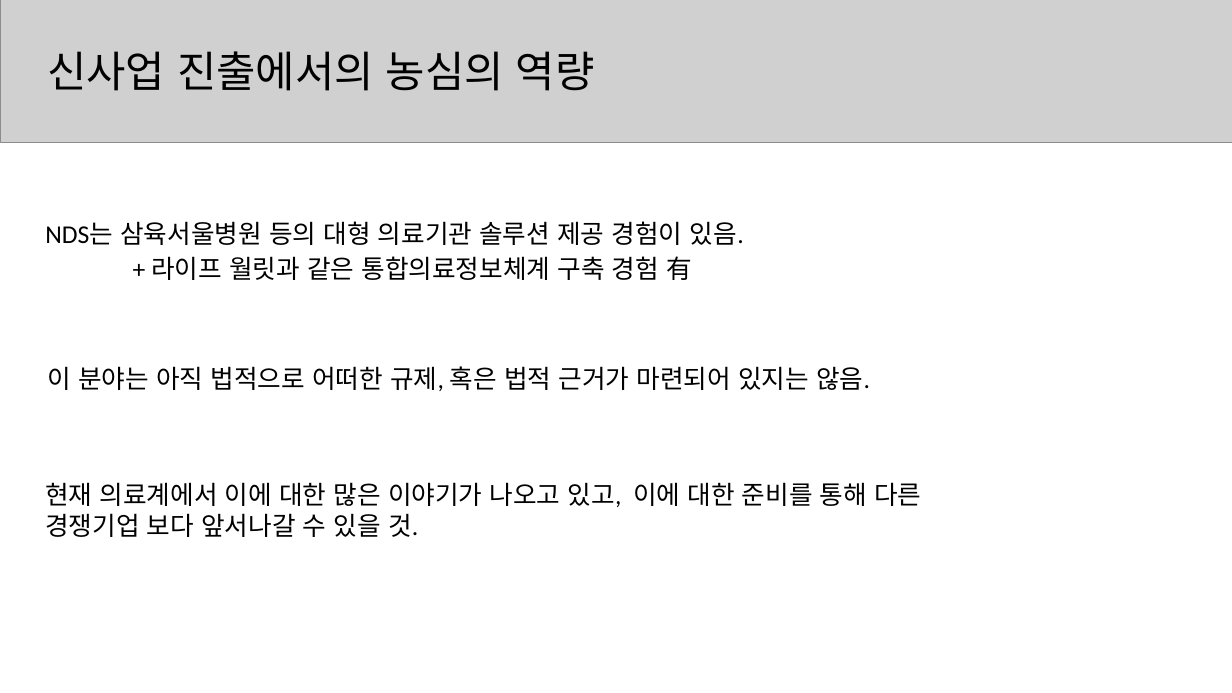
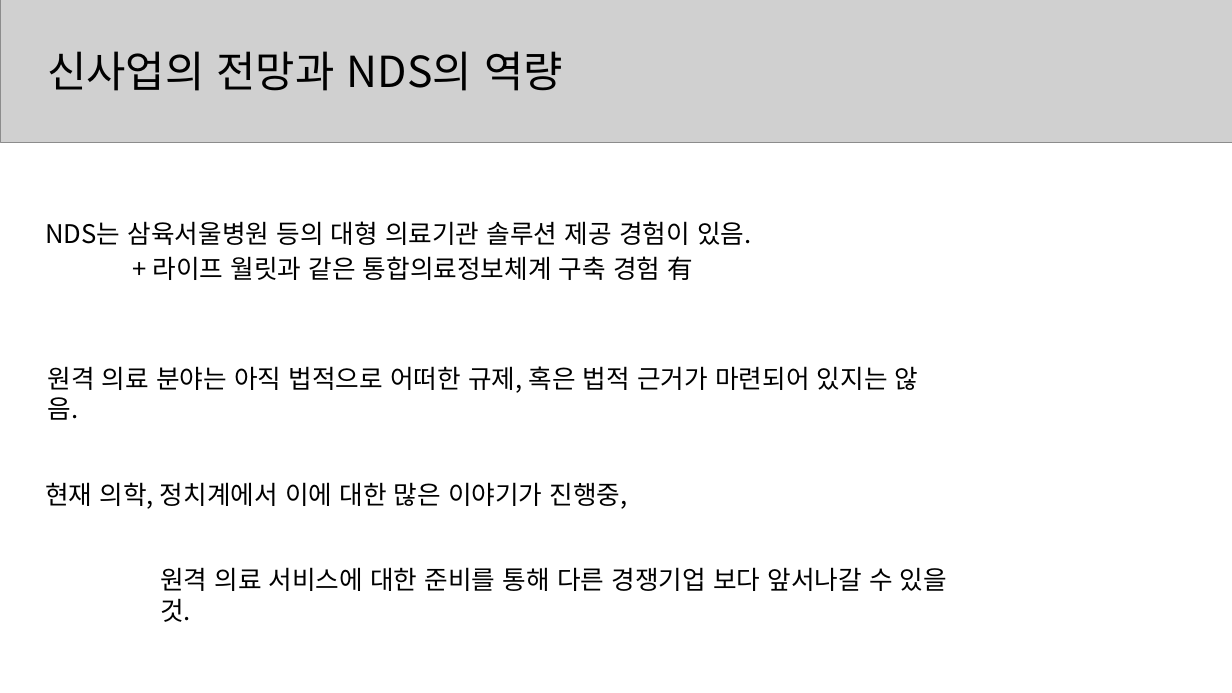
Before and after one commit to zdlghtjdz/codingtest, a slide deck: slide 4 of 공채관련_자료/농심 NDS/NDS 임원 면접 초안2.pptx. Drawn at 1232x693 pixels with LibreOffice and Linux fonts; fonts in the diff are those of the drawing; grey boxes stand for pictures. Boxes give left, top, right and bottom in pixels: in the first picture for what was removed or moved away, otherwise in the second. Text is boxed around its words. In the diff, an @@ line names an element or a change of style, - is before the commit and + after.

```diff
--- a/공채관련_자료/농심 NDS/NDS 임원 면접 초안2.pptx
+++ b/공채관련_자료/농심 NDS/NDS 임원 면접 초안2.pptx
@@ text at (47,51,563,91): text changed; font Calibri to Noto Sans CJK KR @@
-신사업 진출에서의 농심의 역량
+신사업의 전망과 NDS의 역량
@@ text "NDS는 삼육서울병원 등의 대형 의료기관 ..." at (45,221,752,245): font Calibri to Noto Sans CJK KR @@
@@ text "+ 라이프 월릿과 같은 통합의료정보체계 ..." at (153,256,694,280): font Calibri to Noto Sans CJK KR @@
@@ text at (48,366,919,393): text changed; font Calibri to Noto Sans CJK KR @@
-이 분야는 아직 법적으로 어떠한 규제, 혹은 법적 근거가 마련되어 있지는 않음.
+원격 의료 분야는 아직 법적으로 어떠한 규제, 혹은 법적 근거가 마련되어 있지는 않음.
@@ text at (45,482,628,509): text changed; font Calibri to Noto Sans CJK KR @@
-현재 의료계에서 이에 대한 많은 이야기가 나오고 있고, 이에 대한 준비를 통해 다른 경쟁기업 보다 앞서나갈 수 있을 것.
+현재 의학, 정치계에서 이에 대한 많은 이야기가 진행중,
@@ text added at (160,567,947,591), 30 pt, text #000000 @@
+원격 의료 서비스에 대한 준비를 통해 다른 경쟁기업 보다 앞서나갈 수 있을 것.
```
Also in this commit, not shown: 3 other slides changed, 1 other file.
